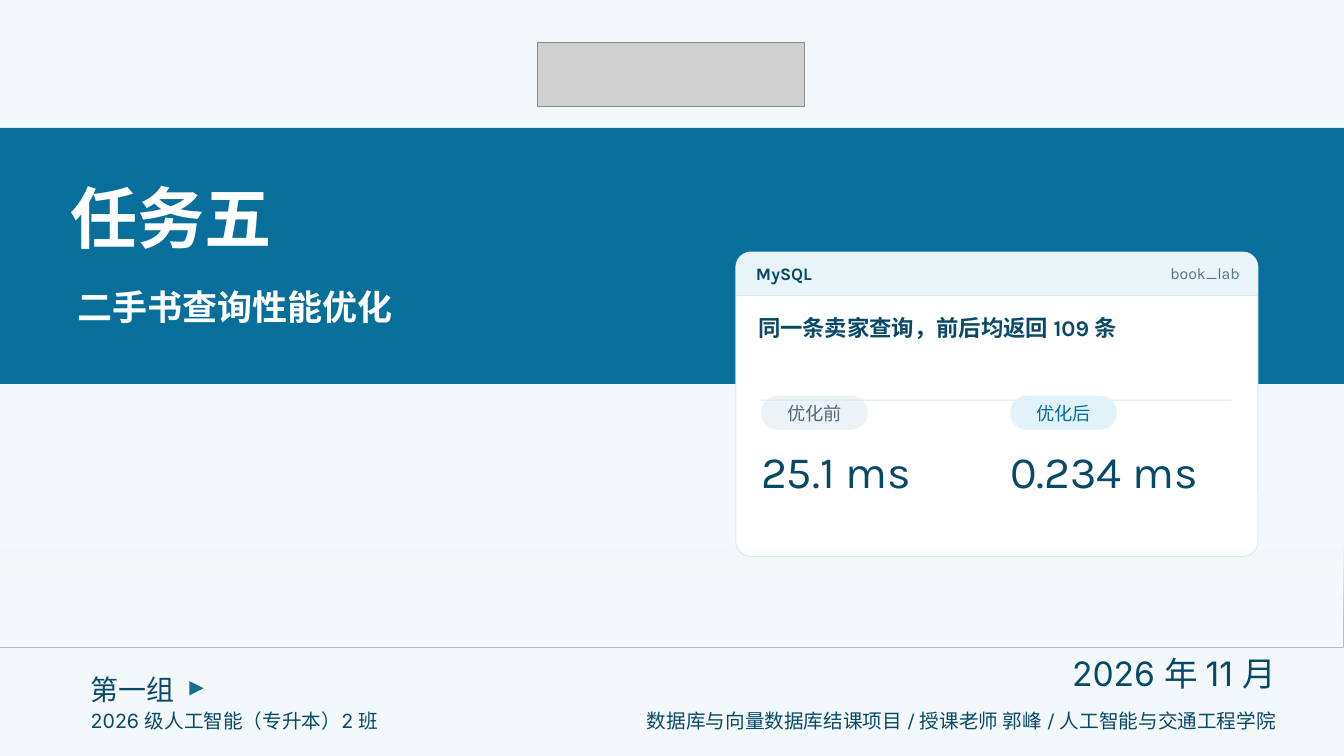
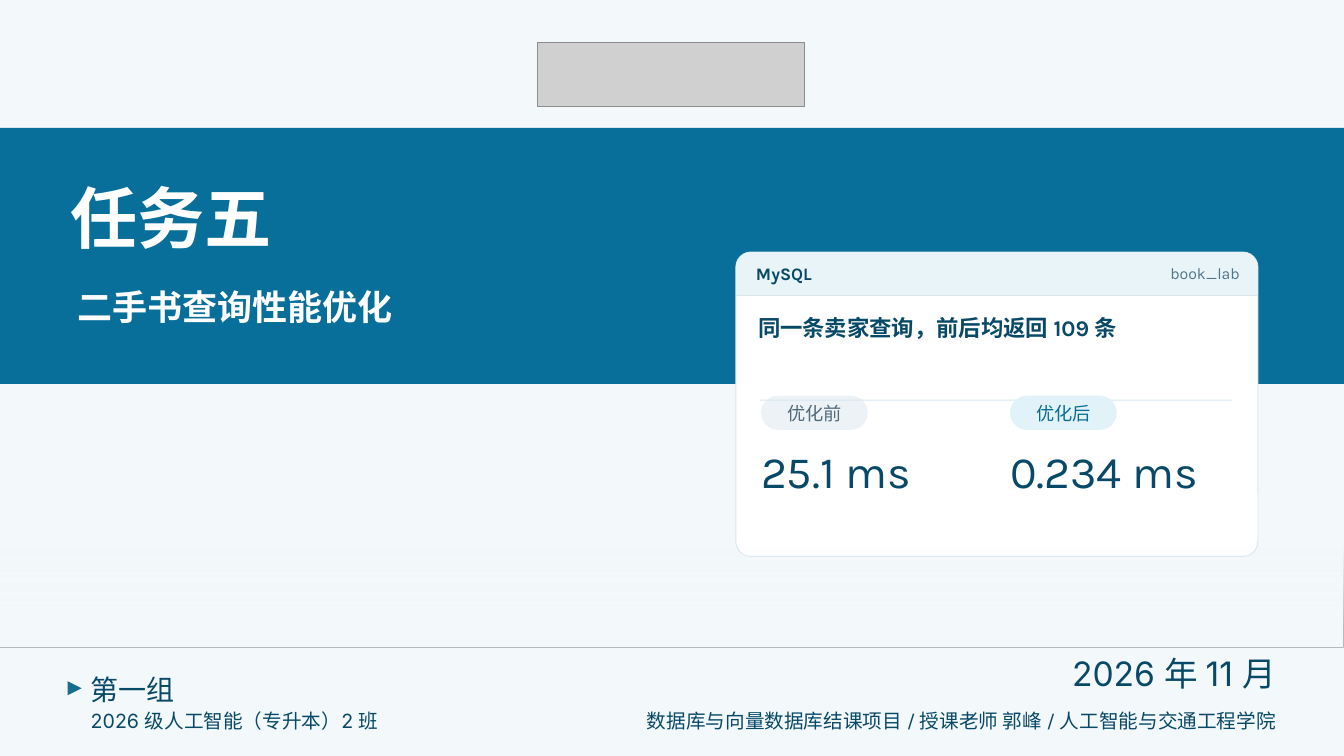
Before and after one commit to AurLemon/pageslip-demo, a slide deck: slide 1 of presentations/task-5-query-optimization.pptx. Drawn at 1344x756 pixels with LibreOffice and Linux fonts; fonts in the diff are those of the drawing; grey boxes stand for pictures. Boxes give left, top, right and bottom in pixels: in the first picture for what was removed or moved away, otherwise in the second. Text is boxed around its words. In the diff, an @@ line names an element or a change of style, - is before the commit and + after.

```diff
--- a/presentations/task-5-query-optimization.pptx
+++ b/presentations/task-5-query-optimization.pptx
@@ triangle moved from (x1=190, y1=682, x2=204, y2=696) to (x1=68, y1=682, x2=82, y2=696) @@
```
Also in this commit, not shown: 1 other file.
